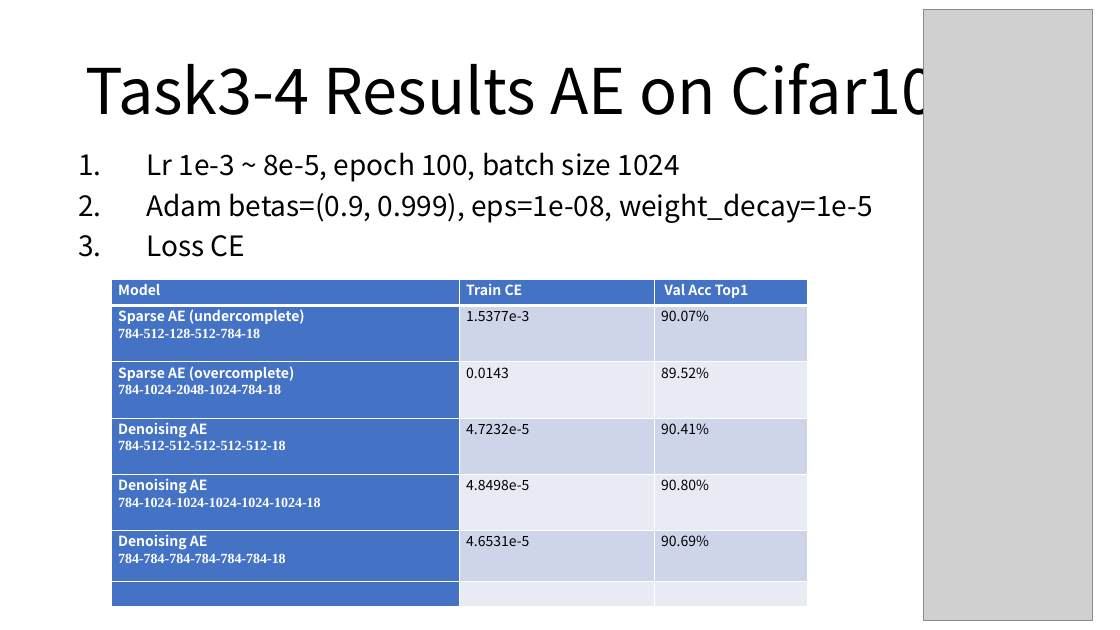
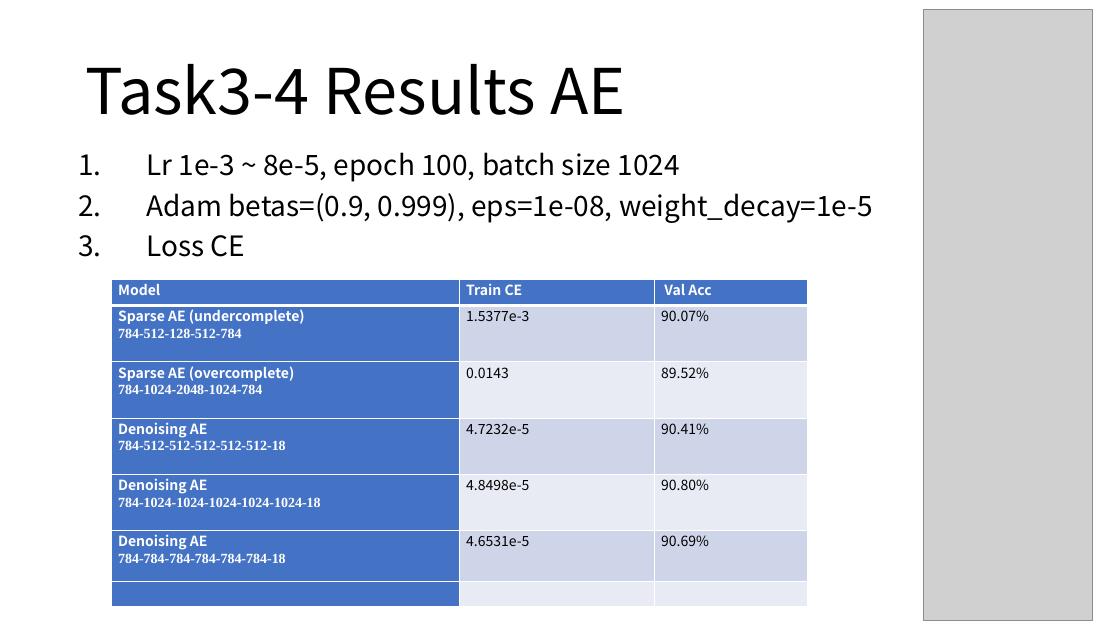
Before and after one commit to yanren1/DLFCCP_Task3, a slide deck: slide 14 of ties4911-task03-YanrenQu.pptx. Drawn at 1120x630 pixels with LibreOffice and Linux fonts; fonts in the diff are those of the drawing; grey boxes stand for pictures. Boxes give left, top, right and bottom in pixels: in the first picture for what was removed or moved away, otherwise in the second. Text is boxed around its words. In the diff, an @@ line names an element or a change of style, - is before the commit and + after.

```diff
--- a/ties4911-task03-YanrenQu.pptx
+++ b/ties4911-task03-YanrenQu.pptx
@@ title at (85,64,625,115): text changed @@
-Task3-4 Results AE on Cifar10
+Task3-4 Results AE
@@ table at (112,280,807,583) @@
-row 1, column 3: Val Acc Top1
+row 1, column 3: Val Acc
-row 2, column 1: Sparse AE (undercomplete) / 784-512-128-512-784-18
+row 2, column 1: Sparse AE (undercomplete) / 784-512-128-512-784
-row 3, column 1: Sparse AE (overcomplete) / 784-1024-2048-1024-784-18
+row 3, column 1: Sparse AE (overcomplete) / 784-1024-2048-1024-784
```
Also in this commit, not shown: 5 other slides changed, 3 other files.
